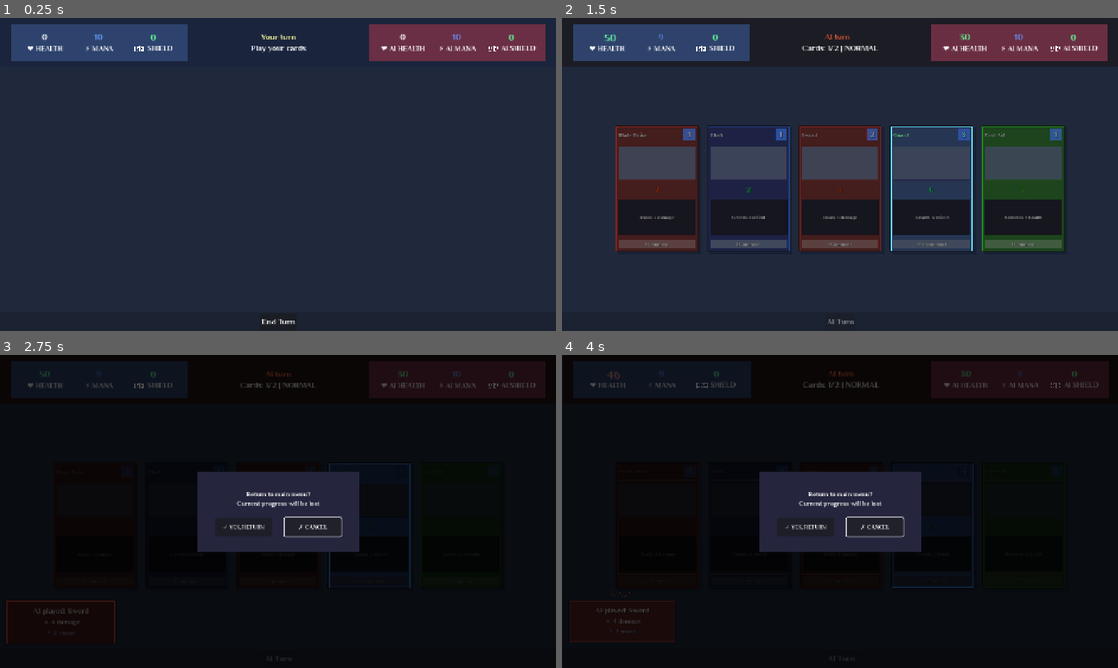
Above: before the commit, frames 1-4 (two rows, left to right).
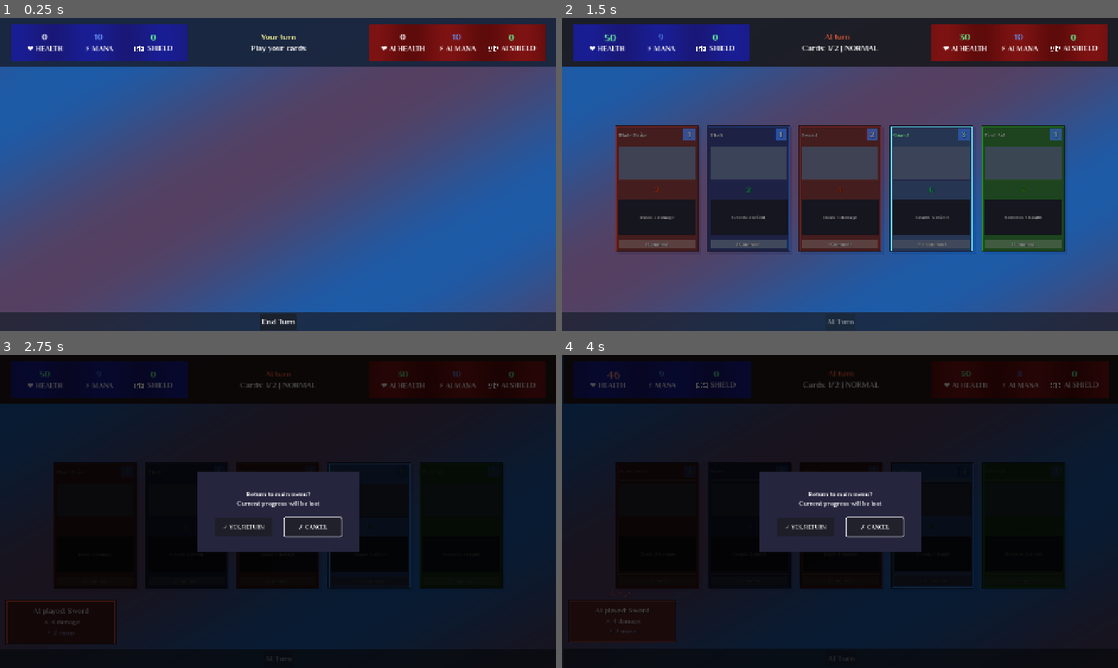
Above: after the commit, the same moments.

Repository: lextrack/Card-Vault-Keeper-Arena
Game: Godot game, scene res://scenes/Main.tscn
Two runs of this game, one before a commit and one after it. Both use one fixed random seed, a clock stepped at 60 frames per second and the inputs below. This scene is started directly instead of the project's main scene. Video files are missing from this copy of the repository; at most half a second of black plays in their place. Sound files missing from this copy of the repository are replaced by a short silence.
Inputs (mouse positions are in pixels of both pictures, inside the frame that each line leads up to):
- Up to frame 1 (0.25 s): no input
- Up to frame 2 (1.5 s): click "End Turn" at 0.5 s; tap Enter (game_select) at 1.25 s; move the mouse to (612, 187) at 1.27 s; hold Right (ui_right) from 1.28 s (still down); hold Home (ui_home) from 1.28 s (still down); click (612, 187) at 1.42 s
- Up to frame 3 (2.75 s): move the mouse to (94, 524) at 2.02 s; release Right (ui_right) at 2.03 s; release Home (ui_home) at 2.03 s; hold Escape (game_back) from 2.03 s (still down); tap C (ChallengeHub_access) at 2.1 s; click (94, 524) at 2.17 s; tap Home (ui_home) at 2.3 s
- Up to frame 4 (4 s): move the mouse to (745, 524) at 2.77 s; release Escape (game_back) at 2.78 s; hold Right (ui_right) 2.78-3.53 s; hold H (game_controls) 2.78-3.53 s; click (745, 524) at 2.92 s; tap Home (ui_home) at 3.05, 3.6 s; move the mouse to (840, 524) at 3.52 s; hold Up (ui_up) from 3.53 s (still down); click (840, 524) at 3.67 s

The runs differ from the first frame. In frame 1, 87% of the frame differs, in the area x 0-100%, y 2-100%; in frame 2, 57%; in frame 3, 21%; in frame 4, 20%.
Error before the commit: Invalid access to property or key 'turn_number' on a base object of type 'Nil'. (res://scripts/Main.gd:486)
Error after the commit: Invalid access to property or key 'turn_number' on a base object of type 'Nil'. (res://scripts/Main.gd:473)

Commit message:
Various fixes and shaders to the Main scene

Diff:
--- a/scenes/BundleCard.tscn
+++ b/scenes/BundleCard.tscn
@@ -261,7 +261,6 @@
 size_flags_vertical = 0
 
 [node name="UnlockButton" type="Button" parent="CardPanel/VBoxContainer/ActionContainer"]
-visible = false
 layout_mode = 1
 anchors_preset = 8
 anchor_left = 0.5
--- a/scenes/Main.tscn
+++ b/scenes/Main.tscn
@@ -12,7 +12,33 @@
 [ext_resource type="AudioStream" uid="uid://dhgmauy3jabs2" path="res://audio/sfx/DamagePlayer.wav" id="9_bjd11"]
 [ext_resource type="AudioStream" uid="uid://b53xy34r812au" path="res://audio/ui/button_click.wav" id="10_bjd11"]
 [ext_resource type="AudioStream" uid="uid://b3ch0pe3scns8" path="res://audio/sfx/Bonus.wav" id="11_qmy6f"]
+[ext_resource type="Shader" uid="uid://dp2okkth76y5h" path="res://shaders/Main.gdshader" id="14_3p2gp"]
 [ext_resource type="AudioStream" uid="uid://dp42l3ltdf36v" path="res://audio/sfx/CardSound1.wav" id="14_mwfav"]
+[ext_resource type="Shader" uid="uid://cd68um5040ipp" path="res://shaders/PlayerStats.gdshader" id="15_3p2gp"]
+[ext_resource type="Shader" uid="uid://1owioofjfjmh" path="res://shaders/AIStats.gdshader" id="16_cvmbd"]
+
+[sub_resource type="ShaderMaterial" id="ShaderMaterial_cvmbd"]
+shader = ExtResource("14_3p2gp")
+shader_parameter/color1 = Color(0.5, 0.15, 0.25, 0.6)
+shader_parameter/color2 = Color(0.2, 0.3, 0.6, 0.7)
+shader_parameter/speed = 0.2
+shader_parameter/scale = 5.0
+
+[sub_resource type="ShaderMaterial" id="ShaderMaterial_ft6cd"]
+shader = ExtResource("15_3p2gp")
+shader_parameter/base_color = Color(0.1, 0.1, 0.5, 1)
+shader_parameter/glow_color = Color(0.1, 0.2, 1, 1)
+shader_parameter/speed = 0.3
+shader_parameter/frequency = 15.0
+shader_parameter/glow_strength = 0.5
+
+[sub_resource type="ShaderMaterial" id="ShaderMaterial_bb450"]
+shader = ExtResource("16_cvmbd")
+shader_parameter/base_color = Color(0.4, 0.05, 0.05, 1)
+shader_parameter/glow_color = Color(1, 0.2, 0.2, 1)
+shader_parameter/speed = 0.3
+shader_parameter/frequency = 15.0
+shader_parameter/glow_strength = 0.5
 
 [node name="Main" type="Control"]
 layout_mode = 3
@@ -53,7 +79,7 @@
 
 [node name="DamagePlayer" type="AudioStreamPlayer" parent="AudioManager/CombatSounds"]
 stream = ExtResource("9_bjd11")
-volume_db = -10.0
+volume_db = -5.0
 
 [node name="HybridPlayer" type="AudioStreamPlayer" parent="AudioManager/CombatSounds"]
 stream = ExtResource("4_wp0k4")
@@ -116,6 +142,7 @@
 mouse_filter = 2
 
 [node name="Overlay" type="ColorRect" parent="BackgroundLayer"]
+material = SubResource("ShaderMaterial_cvmbd")
 layout_mode = 1
 anchors_preset = 15
 anchor_right = 1.0
@@ -166,6 +193,7 @@
 size_flags_horizontal = 3
 
 [node name="PlayerStatsBG" type="ColorRect" parent="UILayer/TopPanel/StatsContainer/PlayerStatsPanel"]
+material = SubResource("ShaderMaterial_ft6cd")
 layout_mode = 1
 anchors_preset = 15
 anchor_right = 1.0
@@ -270,6 +298,7 @@
 size_flags_horizontal = 3
 
 [node name="AIStatsBG" type="ColorRect" parent="UILayer/TopPanel/StatsContainer/AIStatsPanel"]
+material = SubResource("ShaderMaterial_bb450")
 layout_mode = 1
 anchors_preset = 15
 anchor_right = 1.0
--- a/scripts/BundleCard.gd
+++ b/scripts/BundleCard.gd
@@ -115,11 +115,9 @@
 
 func update_display():
 	if bundle_info.is_empty():
-		print("BundleCard: No bundle info provided")
 		return
 
 	if not _validate_nodes():
-		print("BundleCard: Nodes not ready, retrying...")
 		call_deferred("update_display")
 		return
 
@@ -138,7 +136,6 @@
 
 func update_rarity_info_display(is_unlocked: bool):
 	if not rarity_info:
-		print("BundleCard: rarity_info node not found")
 		return
 
 	var rarity_text = ""
--- a/scripts/CardData.gd
+++ b/scripts/CardData.gd
@@ -6,7 +6,7 @@
 @export var damage: int
 @export var heal: int
 @export var shield: int
-@export var card_type: String # "attack", "heal", "shield"
+@export var card_type: String
 @export var description: String
 
 func _init(name: String = "", c: int = 1, dmg: int = 0, h: int = 0, s: int = 0, type: String = "attack", desc: String = ""):
--- a/scripts/ChallengeHub.gd
+++ b/scripts/ChallengeHub.gd
@@ -129,7 +129,6 @@
 
 	if bundles_grid.columns != optimal_columns:
 		bundles_grid.columns = optimal_columns
-		print("Adjusted columns to: ", optimal_columns)
 
 	var h_separation = 15
 	var v_separation = 12
@@ -252,8 +251,6 @@
 
 		ensure_bundle_visible(selected_bundle_index)
 
-		print("Selected bundle: ", selected_bundle_index, "/", bundle_card_instances.size() - 1)
-
 func clear_bundle_selection():
 	for bundle_card in bundle_card_instances:
 		if is_instance_valid(bundle_card):
@@ -491,8 +488,6 @@
 	]
 
 func load_bundles():
-	print("=== load_bundles() start ===")
-
 	for instance in bundle_card_instances:
 		if is_instance_valid(instance):
 			instance.queue_free()
@@ -515,18 +510,12 @@
 		var bundle_card = create_bundle_card(bundle_info)
 		bundles_grid.add_child(bundle_card)
 		bundle_card_instances.append(bundle_card)
-		print("Bundle card ", i, " added to grid")
-
-	print("Total bundle cards created: ", bundle_card_instances.size())
-	print("Grid children count: ", bundles_grid.get_child_count())
 
 	call_deferred("force_grid_layout")
 
 	selected_bundle_index = 0
 	if gamepad_mode:
 		update_bundle_selection()
-
-	print("=== load_bundles() complete ===")
 
 func force_grid_layout():
 	if not bundles_grid:
--- a/scripts/DeckConfig.gd
+++ b/scripts/DeckConfig.gd
@@ -40,7 +40,6 @@
 func get_target_hybrid_cards() -> int:
 	return max(min_hybrid_cards, int(deck_size * hybrid_ratio))
 
-# En DeckConfig.gd
 func normalize_ratios():
 	var total = attack_ratio + heal_ratio + shield_ratio + hybrid_ratio
 	if total > 0:
--- a/scripts/DifficultyMenu.gd
+++ b/scripts/DifficultyMenu.gd
@@ -55,7 +55,6 @@
 
 	var card_content = get_difficulty_content_node(difficulty)
 	if not card_content:
-		print("Warning: Could not find content node for difficulty: ", difficulty)
 		return
 
 	var header_label = get_node_by_partial_name(card_content, "Header")
--- a/scripts/Main.gd
+++ b/scripts/Main.gd
@@ -216,8 +216,6 @@
 	audio_helper.play_bonus_sound()
 
 func _wait_for_celebrations_to_complete():
-	print("Starting celebration wait check...")
-
 	if not bundle_celebration_system:
 		print("No bundle celebration system, skipping wait")
 		return
@@ -237,8 +235,6 @@
 	print("Celebration wait timed out after ", max_wait_time, "s")
 
 func _wait_for_actions_to_complete():
-	print("Starting actions wait check...")
-
 	var max_wait_time = 3.0
 	var wait_time = 0.0
 	var check_interval = 0.05
@@ -285,32 +281,23 @@
 	add_child(game_notification)
 
 func cleanup_notifications():
-	print("Cleanup: Starting notification cleanup...")
-
 	if ai_notification:
-		print("Cleanup: Closing AI notification")
 		ai_notification.force_close()
 
 	if game_notification:
-		print("Cleanup: Clearing game notifications")
 		game_notification.clear_all_notifications()
 
 	if controls_panel:
-		print("Cleanup: Hiding controls panel")
 		controls_panel.force_hide()
 
 	if options_menu:
-		print("Cleanup: Hiding options menu")
 		options_menu.hide_options()
 
 	if bundle_celebration_system:
-		print("Cleanup: Clearing celebrations")
 		bundle_celebration_system.clear_all_celebrations()
 
-	print("Cleanup: Waiting for process frames...")
 	await get_tree().process_frame
 	await get_tree().process_frame
-	print("Cleanup: Notification cleanup completed")
 
 func _setup_controls_panel():
 	controls_panel = controls_panel_scene.instantiate()
@@ -930,7 +917,6 @@
 
 func debug_show_deck_info():
 	if not player or not ai:
-		print("=== DEBUG: Player or AI not available ===")
 		return
 
 	print("\n=== DECK DEBUG INFO ===")
--- a/scripts/RobotHead.gd
+++ b/scripts/RobotHead.gd
@@ -240,12 +240,10 @@
 	speak_tween = create_tween()
 	speak_tween.set_loops()
 
-	# Animación más dramática de la boca con delays manuales
 	for i in range(1, 6):
 		var led = mouth.get_node("LED" + str(i))
 		var delay = i * 0.1
 
-		# Crear tween separado para cada LED con delay
 		get_tree().create_timer(delay).timeout.connect(func():
 			if is_instance_valid(led):
 				var led_tween = create_tween()
@@ -256,7 +254,6 @@
 				led_tween.parallel().tween_property(led, "scale", Vector2(1.0, 1.0), 0.2)
 		, CONNECT_ONE_SHOT)
 
-	# Vibración sutil de la cabeza mientras habla
 	speak_tween.parallel().tween_property(head, "rotation", 0.02, 0.15)
 	speak_tween.parallel().tween_property(head, "rotation", -0.02, 0.15)
 	speak_tween.parallel().tween_property(head, "rotation", 0.0, 0.15)
@@ -273,19 +270,12 @@
 			antenna_tween.kill()
 
 func pulse_status_light():
-	# Pulso más dramático del status light
 	var pulse_tween = create_tween()
 	pulse_tween.set_parallel(true)
-
-	# Color y escala
 	pulse_tween.tween_property(status_light, "modulate", Color.BLUE_VIOLET * 1.5, 0.3)
 	pulse_tween.tween_property(status_light, "scale", Vector2(1.3, 1.3), 0.3)
-
-	# Vuelta a normal
 	pulse_tween.tween_property(status_light, "modulate", Color.WHITE, 0.8)
 	pulse_tween.tween_property(status_light, "scale", Vector2(1.0, 1.0), 0.8)
-
-	# Efecto de glow en toda la cabeza
 	pulse_tween.tween_property(head, "modulate", Color(1.1, 1.1, 1.2), 0.3)
 	pulse_tween.tween_property(head, "modulate", Color.WHITE, 0.8)
 
@@ -293,7 +283,6 @@
 	if not left_eye or not right_eye:
 		return
 
-	# Detener tweens anteriores
 	if mood_tween:
 		mood_tween.kill()
 
@@ -308,30 +297,27 @@
 	match mood:
 		"happy":
 			target_color = Color.CYAN * 1.3
-			eye_scale = Vector2(1.2, 0.7)  # Ojos "sonrientes"
-			head_tilt = 0.05  # Inclinar cabeza ligeramente
-			antenna_speed = 0.5  # Antenas más rápidas
-
-			# Efecto de felicidad en toda la cabeza
+			eye_scale = Vector2(1.2, 0.7)
+			head_tilt = 0.05
+			antenna_speed = 0.5
+
 			mood_tween.tween_property(head_container, "scale", Vector2(1.05, 1.05), 0.3)
 			mood_tween.tween_property(head_container, "scale", Vector2(1.0, 1.0), 0.3)
 
 		"alert":
 			target_color = Color.YELLOW * 1.4
-			eye_scale = Vector2(0.8, 1.3)  # Ojos más abiertos/atentos
-			head_tilt = -0.03  # Inclinación alerta
-			antenna_speed = 0.3  # Antenas muy rápidas
-
-			# Movimiento de alerta
+			eye_scale = Vector2(0.8, 1.3)
+			head_tilt = -0.03
+			antenna_speed = 0.3
+
 			mood_tween.tween_property(head, "position:y", head.position.y - 3, 0.1)
 			mood_tween.tween_property(head, "position:y", head.position.y, 0.2)
 
 		"error":
 			target_color = Color.RED * 1.2
 			eye_scale = Vector2(1.1, 1.1)
-			antenna_speed = 2.0  # Antenas más lentas
-
-			# Shake de error
+			antenna_speed = 2.0
+
 			for i in range(3):
 				mood_tween.tween_property(head_container, "position:x", 2, 0.05)
 				mood_tween.tween_property(head_container, "position:x", -2, 0.05)
@@ -343,16 +329,12 @@
 			head_tilt = 0.0
 			antenna_speed = 1.0
 
-	# Cambios de ojos con animación dramática
 	mood_tween.tween_property(left_eye, "modulate", target_color, 0.4)
 	mood_tween.tween_property(right_eye, "modulate", target_color, 0.4)
 	mood_tween.tween_property(left_eye, "scale", eye_scale, 0.4)
 	mood_tween.tween_property(right_eye, "scale", eye_scale, 0.4)
-
-	# Inclinación de cabeza
 	mood_tween.tween_property(head, "rotation", head_tilt, 0.4)
 
-	# Ajustar velocidad de antenas
 	restart_antenna_pulse_with_speed(antenna_speed)
 
 func restart_antenna_pulse_with_speed(speed_multiplier: float):
@@ -377,33 +359,28 @@
 	if not neck_lights_container:
 		return
 
-	# Flash mucho más dramático y celebratorio
 	if celebration_tween:
 		celebration_tween.kill()
 
 	celebration_tween = create_tween()
 	celebration_tween.set_parallel(true)
 
-	# Secuencia de celebración usando timers
 	for round in range(3):
 		for i in range(1, 5):
 			var light = neck_lights_container.get_node("Light" + str(i))
 			if light:
 				var delay = round * 0.5 + i * 0.1
 
-				# Usar timer para el delay
 				get_tree().create_timer(delay).timeout.connect(func():
 					if is_instance_valid(light):
 						var light_tween = create_tween()
 						light_tween.set_parallel(true)
-						# Flash individual dramático
 						light_tween.tween_property(light, "modulate", Color.GOLD * 2.0, 0.1)
 						light_tween.tween_property(light, "scale", Vector2(1.5, 1.5), 0.1)
 						light_tween.tween_property(light, "modulate", Color.WHITE, 0.3)
 						light_tween.tween_property(light, "scale", Vector2(1.0, 1.0), 0.3)
 				, CONNECT_ONE_SHOT)
 
-	# Efecto de celebración en toda la cabeza
 	celebration_tween.tween_property(head_container, "scale", Vector2(1.1, 1.1), 0.2)
 	celebration_tween.tween_property(head_container, "rotation", 0.1, 0.2)
 	celebration_tween.tween_property(head_container, "scale", Vector2(1.0, 1.0), 0.4)
@@ -423,21 +400,18 @@
 	if blink_timer:
 		blink_timer.stop()
 
-# Nueva función para reacciones extra dramáticas
 func dramatic_reaction(reaction_type: String):
 	var dramatic_tween = create_tween()
 	dramatic_tween.set_parallel(true)
 
 	match reaction_type:
 		"excitement":
-			# Salto de emoción
 			dramatic_tween.tween_property(head_container, "position:y", -20, 0.2)
 			dramatic_tween.tween_property(head_container, "position:y", 0, 0.4)
 			dramatic_tween.tween_property(head_container, "scale", Vector2(1.1, 1.1), 0.2)
 			dramatic_tween.tween_property(head_container, "scale", Vector2(1.0, 1.0), 0.4)
 
 		"surprise":
-			# Movimiento de sorpresa
 			dramatic_tween.tween_property(head, "scale", Vector2(0.9, 1.1), 0.1)
 			dramatic_tween.tween_property(head, "scale", Vector2(1.0, 1.0), 0.3)
 			dramatic_tween.tween_property(left_eye, "scale", Vector2(0.5, 1.5), 0.1)
@@ -446,7 +420,6 @@
 			dramatic_tween.tween_property(right_eye, "scale", Vector2(1.0, 1.0), 0.3)
 
 		"thinking":
-			# Inclinación pensativa
 			dramatic_tween.tween_property(head, "rotation", 0.15, 0.5)
 			dramatic_tween.tween_property(left_eye, "modulate:a", 0.7, 0.5)
 			dramatic_tween.tween_property(right_eye, "modulate:a", 0.7, 0.5)
--- a/scripts/UIManager.gd
+++ b/scripts/UIManager.gd
@@ -537,22 +537,19 @@
 	gamepad_selection_active = true
 	_clear_all_gamepad_selection_styles()
 
-	# CORREGIDO: Asegurar que selected_card_index esté en rango válido
 	if card_instances.size() > 0:
 		selected_card_index = clamp(selected_card_index, 0, card_instances.size() - 1)
 
-		# NUEVO: Aplicar inmediatamente el efecto visual a la carta seleccionada
 		var selected_card = card_instances[selected_card_index]
 		if is_instance_valid(selected_card) and selected_card_index < player.hand.size():
 			selected_card.apply_gamepad_selection_style()
 
-	# Configurar el resto de cartas
 	for i in range(card_instances.size()):
 		var card = card_instances[i]
 		if not is_instance_valid(card) or i >= player.hand.size():
 			continue
 
-		if i != selected_card_index:  # Solo procesar las NO seleccionadas
+		if i != selected_card_index:
 			card.z_index = 0
 			var can_play = player.can_play_card(player.hand[i])
 			card.set_playable(can_play)
--- /dev/null
+++ b/shaders/AIStats.gdshader
@@ -0,0 +1,14 @@
+shader_type canvas_item;
+
+uniform vec4 base_color : source_color = vec4(0.4, 0.05, 0.05, 1.0);
+uniform vec4 glow_color : source_color = vec4(0.1, 0.2, 0.1, 1.0);
+uniform float speed = 0.3;
+uniform float frequency = 15.0;
+uniform float glow_strength = 0.5;
+
+void fragment() {
+    vec2 uv = UV;
+    float wave = sin((uv.x + TIME * speed) * frequency) * 0.2 + 0.1;
+    vec4 final_color = mix(base_color, glow_color, wave * glow_strength);
+    COLOR = final_color;
+}
--- /dev/null
+++ b/shaders/Main.gdshader
@@ -0,0 +1,22 @@
+shader_type canvas_item;
+
+uniform vec4 color1 : source_color = vec4(0.5, 0.15, 0.25, 0.6); // Color base
+uniform vec4 color2 : source_color = vec4(0.2, 0.3, 0.6, 0.7);   // Color resaltado
+uniform float speed = 0.2;
+uniform float scale = 5.0;
+
+void fragment() {
+    // Coordenadas normalizadas
+    vec2 uv = UV * scale;
+
+    // Movimiento horizontal suave
+    uv.x += TIME * speed;
+
+    // Gradiente animado
+    float gradient = 1.0 + 0.5 * sin(uv.x + uv.y);
+
+    // Interpolación entre colores
+    vec4 final_color = mix(color1, color2, gradient);
+
+    COLOR = final_color;
+}
--- /dev/null
+++ b/shaders/PlayerStats.gdshader
@@ -0,0 +1,14 @@
+shader_type canvas_item;
+
+uniform vec4 base_color : source_color = vec4(0.1, 0.1, 0.5, 1.0);
+uniform vec4 glow_color : source_color = vec4(0.1, 0.2, 1.0, 1.0);
+uniform float speed = 0.3;
+uniform float frequency = 15.0;
+uniform float glow_strength = 0.5;
+
+void fragment() {
+    vec2 uv = UV;
+    float wave = sin((uv.x + TIME * speed) * frequency) * 0.2 + 0.1;
+    vec4 final_color = mix(base_color, glow_color, wave * glow_strength);
+    COLOR = final_color;
+}
Binary file changed: assets/backgrounds/splashscreen.png
Not shown: 1 places in scenes/Main.tscn that only renumber resources
Not shown, added: shaders/AIStats.gdshader.uid
Not shown, added: shaders/Main.gdshader.uid
Not shown, added: shaders/PlayerStats.gdshader.uid
Not shown, changed: audio/music/game_battle_2.ogg
